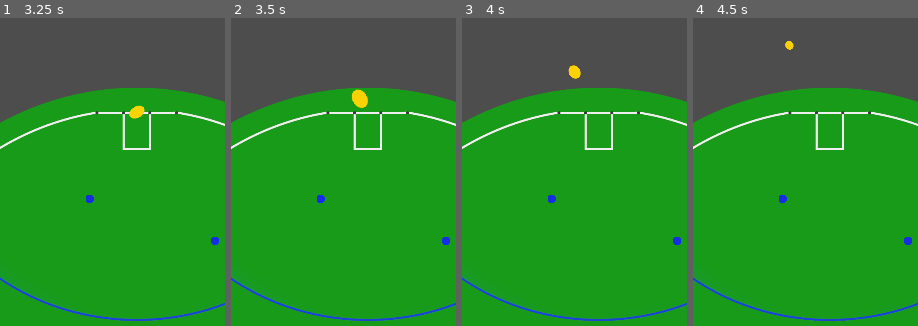
Above: before the commit, frames 1-4 (left to right).
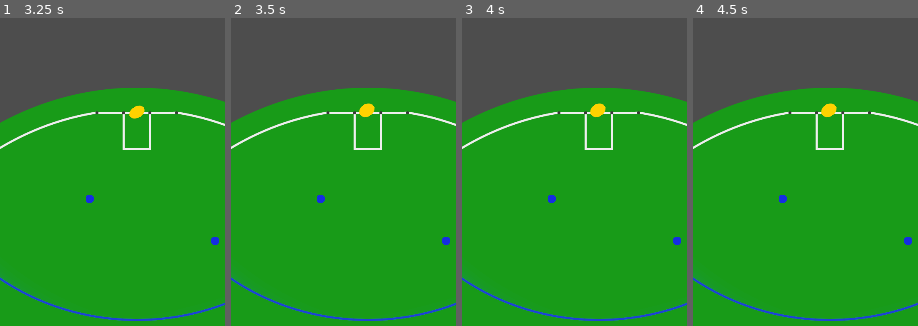
Above: after the commit, the same moments.

Repository: smartshark27/flat-footy
Game: Godot game, scene res://scenes/match.tscn
Same seed, same stepped clock (60 frames per second), same inputs: the game is played once before the commit and once after it.
Inputs:
- Up to frame 1 (3.25 s): tap Enter at 0.5 s; tap Space at 1.25 s
- Up to frame 2 (3.5 s): no input
- Up to frame 3 (4 s): no input
- Up to frame 4 (4.5 s): no input
The pictures show only the part of the screen within x 3-53%, y 0-50%; the shares and areas given below are measured in that part.

Frame 1 is identical in both runs. In frame 2, 0.5% of the frame differs, in the area x 53-64%, y 23-33%; in frame 3, 0.4%; in frame 4, 0.3%.

Commit message:
Create and connect goal and behind zones

Diff:
--- /dev/null
+++ b/project/scenes/score_zone.tscn
@@ -0,0 +1,9 @@
+[gd_scene load_steps=2 format=3 uid="uid://cyqi6eiygh6em"]
+
+[sub_resource type="RectangleShape2D" id="RectangleShape2D_gscmo"]
+size = Vector2(60, 10)
+
+[node name="Area2D" type="Area2D"]
+
+[node name="CollisionShape2D" type="CollisionShape2D" parent="."]
+shape = SubResource("RectangleShape2D_gscmo")
--- a/project/scenes/stadium.tscn
+++ b/project/scenes/stadium.tscn
@@ -1,7 +1,8 @@
-[gd_scene load_steps=4 format=3 uid="uid://ckp1y3vmjner3"]
+[gd_scene load_steps=5 format=3 uid="uid://ckp1y3vmjner3"]
 
 [ext_resource type="Texture2D" uid="uid://dlsnjuyka8o2o" path="res://art/MCG Field.png" id="1_pbptb"]
 [ext_resource type="PackedScene" uid="uid://bnfnaf40wrt55" path="res://scenes/post.tscn" id="2_7433m"]
+[ext_resource type="PackedScene" uid="uid://cyqi6eiygh6em" path="res://scenes/score_zone.tscn" id="3_wu0ev"]
 
 [sub_resource type="CircleShape2D" id="CircleShape2D_xfcjd"]
 radius = 705.0
@@ -50,3 +51,21 @@
 
 [node name="RedRightBehindPost" parent="." instance=ExtResource("2_7433m")]
 position = Vector2(851, 1639)
+
+[node name="BlueGoalZone" parent="." instance=ExtResource("3_wu0ev")]
+position = Vector2(755, 44)
+
+[node name="BlueLeftBehindZone" parent="." instance=ExtResource("3_wu0ev")]
+position = Vector2(691, 44)
+
+[node name="BlueRightBehindZone" parent="." instance=ExtResource("3_wu0ev")]
+position = Vector2(818, 44)
+
+[node name="RedGoalZone" parent="." instance=ExtResource("3_wu0ev")]
+position = Vector2(755, 1656)
+
+[node name="RedLeftBehindZone" parent="." instance=ExtResource("3_wu0ev")]
+position = Vector2(690, 1656)
+
+[node name="RedRightBehindZone" parent="." instance=ExtResource("3_wu0ev")]
+position = Vector2(820, 1656)
--- a/project/scripts/ball.gd
+++ b/project/scripts/ball.gd
@@ -14,12 +14,49 @@
 
 
 func _ready() -> void:
-	# Trigger function when ball exits boundary line
-	_get_stadium().get_node("Boundary").body_exited.connect(_on_ball_exited_boundary)
+	_connect_signals()
 
 
-func _on_ball_exited_boundary(ball: Node2D) -> void:
+func _exit_tree() -> void:
+	_disconnect_signals()
+
+
+func _connect_signals() -> void:
+	var stadium: Node2D = _get_stadium()
+	# Trigger function when ball exits boundary line
+	stadium.get_node("Boundary").body_exited.connect(_on_exited_boundary)
+	stadium.get_node("BlueGoalZone").body_entered.connect(_on_pass_through_goal_posts)
+	stadium.get_node("RedGoalZone").body_entered.connect(_on_pass_through_goal_posts)
+	stadium.get_node("BlueLeftBehindZone").body_entered.connect(_on_pass_through_behind_posts)
+	stadium.get_node("BlueRightBehindZone").body_entered.connect(_on_pass_through_behind_posts)
+	stadium.get_node("RedLeftBehindZone").body_entered.connect(_on_pass_through_behind_posts)
+	stadium.get_node("RedRightBehindZone").body_entered.connect(_on_pass_through_behind_posts)
+
+
+func _disconnect_signals() -> void:
+	var stadium: Node2D = _get_stadium()
+	stadium.get_node("Boundary").body_exited.disconnect(_on_exited_boundary)
+	stadium.get_node("BlueGoalZone").body_entered.disconnect(_on_pass_through_goal_posts)
+	stadium.get_node("RedGoalZone").body_entered.disconnect(_on_pass_through_goal_posts)
+	stadium.get_node("BlueLeftBehindZone").body_entered.disconnect(_on_pass_through_behind_posts)
+	stadium.get_node("BlueRightBehindZone").body_entered.disconnect(_on_pass_through_behind_posts)
+	stadium.get_node("RedLeftBehindZone").body_entered.disconnect(_on_pass_through_behind_posts)
+	stadium.get_node("RedRightBehindZone").body_entered.disconnect(_on_pass_through_behind_posts)
+
+
+func _on_exited_boundary(ball: Node2D) -> void:
 	print("ball has crossed boundary")
+	_stop_moving()
+
+
+func _on_pass_through_goal_posts(ball: Node2D) -> void:
+	print("ball has passed through goal posts")
+	_stop_moving()
+
+
+func _on_pass_through_behind_posts(ball: Node2D) -> void:
+	print("ball has passed through behind posts")
+	_stop_moving()
 
 
 func _physics_process(delta: float) -> void:
